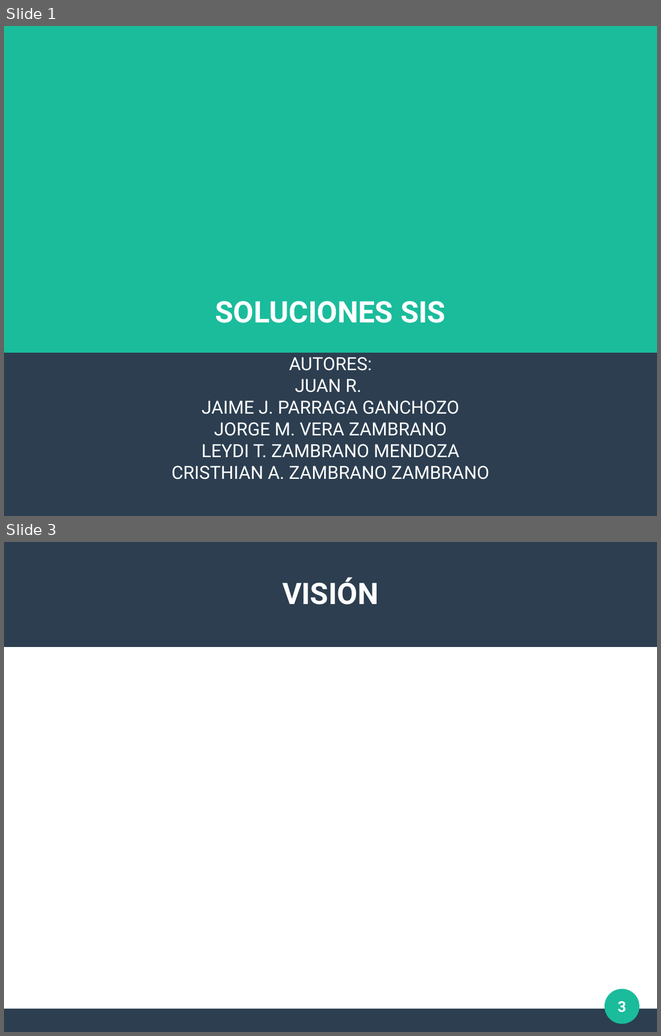
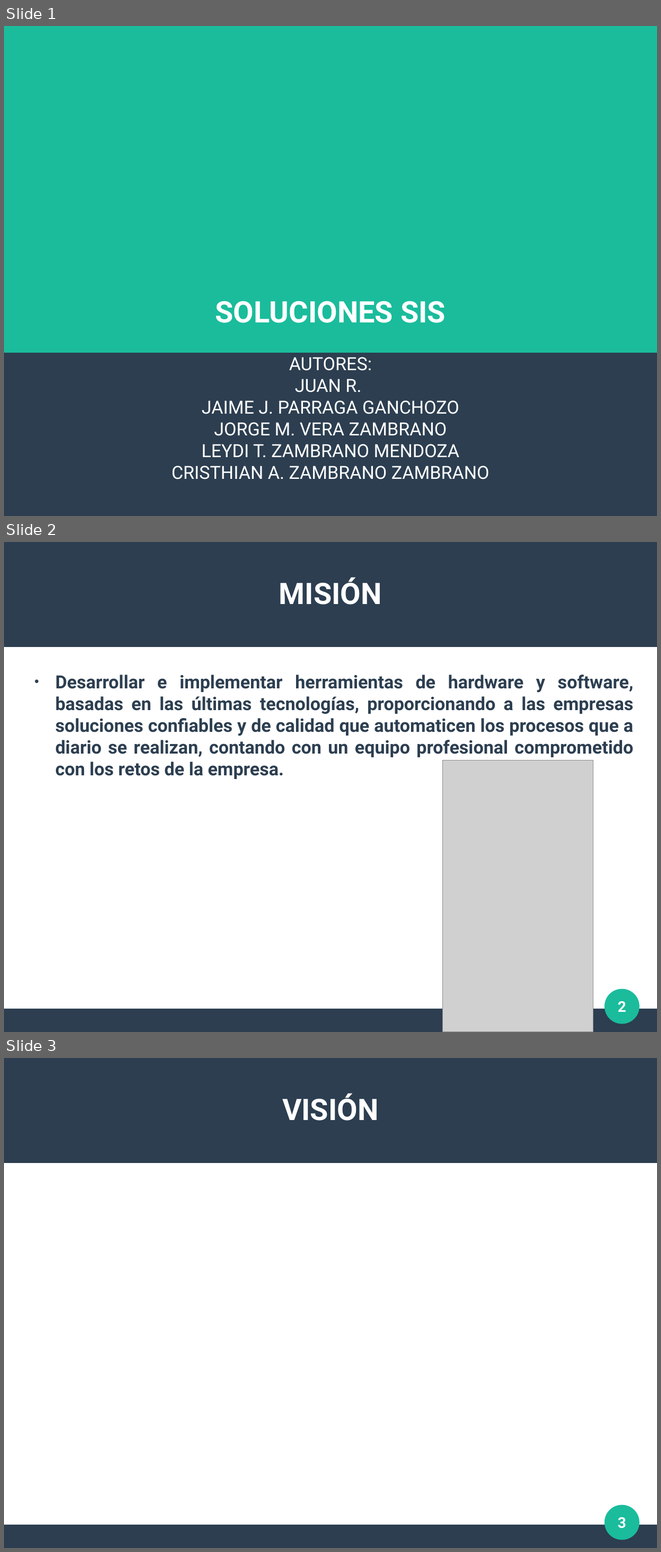
Before and after one commit to maronv64/TAREAS_GRUPALES_9noS, a slide deck: ADMINISTRACION_DE_EMPRESAS/EXPO1.odp. Shown one above the other, each under a label of ours: slides 1 and 3 before the commit, slides 1, 2 and 3 after it; the slides between them are not shown. The pictures are 661x1036 and 661x1552 pixels, drawn with LibreOffice and Linux fonts; fonts in the diff are those of the drawing; grey boxes stand for pictures. Boxes give left, top, right and bottom in pixels: in the first picture for what was removed or moved away, otherwise in the second. Text is boxed around its words. In the diff, an @@ line names an element or a change of style, - is before the commit and + after.

```diff
--- a/ADMINISTRACION_DE_EMPRESAS/EXPO1.odp
+++ b/ADMINISTRACION_DE_EMPRESAS/EXPO1.odp
@@ slide 2 added at box(4, 542, 657, 1032), background #FFFFFF; not listed: 3 template elements that a slide beside it also shows @@
@@ title added at box(279, 577, 382, 605), 36 pt, text #FFFFFF, bold @@
+MISIÓN
@@ text added at box(55, 674, 634, 779), 22 pt, text #2C3E50, bold @@
+● Desarrollar e implementar herramientas de hardware y software, basadas en las últimas tecnologías, proporcionando a las empresas soluciones confiables y de calidad que automaticen los procesos que a diario se realizan, contando con un equipo profesional comprometido con los retos de la empresa.
@@ picture added at box(442, 760, 593, 1032) @@
@@ page number added at box(618, 1001, 626, 1012), 18 pt, text #FFFFFF, bold @@
+2
```
Also in this commit, not shown: 1 slide removed, 1 other file.
